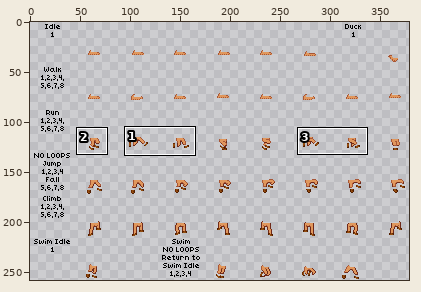
Two versions of one sprite sheet, src/items/armors/coatlica/coatlica-outfit1/pants.png. The picture above shows the old version from afar; the outline marks the close-up.
Close-up. Before:
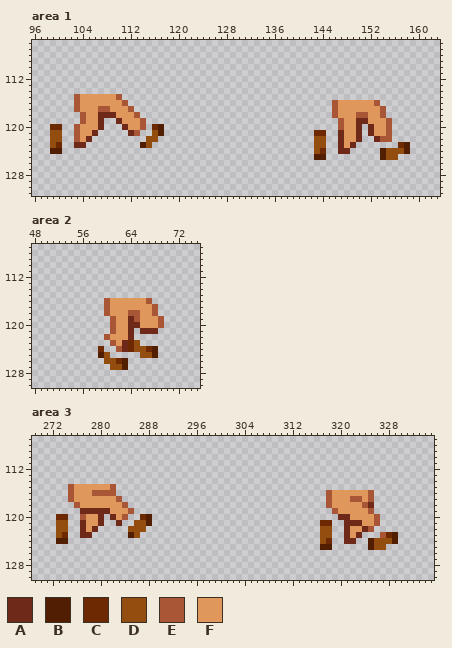
The file is 387x258 pixels. Shown: area 1: x 96..163, y 106..131; area 2: x 48..75, y 107..130; area 3: x 269..335, y 107..130. The wide view leaves out empty margins. The commit also changed other parts of the picture, which this record leaves out.
Palette (. is transparent): A #6f2919  B #511e01  C #6d2901  D #924d0f  E #a85636  F #e0975c
Pixels before, area 1, first column x 99:
115 ....EFFFFFFE................................................
116 ....EFFFFFFFE..................................EFFFFFFE.....
117 ....EFFFEEFFFE.................................EFFFFFFFE....
118 .....EFFAAAFFFE................................EFFFEEFFE....
119 .....EFFA..AFFFE................................EFFAAFFFE...
120 CC..EFFFA...AFFE.CB.............................EFFA.AFFE...
121 DD..EFFA.....AE..DB.........................CC..AFFA.AFFE...
122 DD..EFA.........DD..........................DD..AFFA..AEE...
123 DC..AA.........BD...........................DD..AFA.......CB
124 BB..........................................DC..AA.....BDDDB
125 ............................................BB.........BDD..
Pixels before, area 2, first column x 59:
116 .EFFFFFFE..
117 .EFFFFFFFE.
118 .EFFFEEFFE.
119 ..EFFAEFFFE
120 ..EFFAAFFFE
121 ..EFFA.AAA.
122 .EFFFA.....
123 ..EFACD....
124 C..EACDDCB.
125 BD.....DDB.
126 .DDCB......
127 ..DDB......
Pixels before, area 3, first column x 273:
115 ..EFFFFFFE...............................................
116 ..EFFFEEEE...................................EFFFFFFE....
117 ..EFFFFFFFE..................................EFFFEEFE....
118 ...EFFFFFFFE.................................EFFFFFEA....
119 ....AAAAAFFFE.................................EFFFFFE....
120 CC..EFFA.AFE..CB...............................AAFFFFE...
121 DD..AFFA..A..DDB............................CC..AAAFFE...
122 DD..AFA.....DDD.............................DD..AFFAE....
123 DC..AA......BD..............................DD..AFA...ECB
124 BB..........................................DC..AA..BDDDB
125 ............................................BB......BDD..
Now the later version:
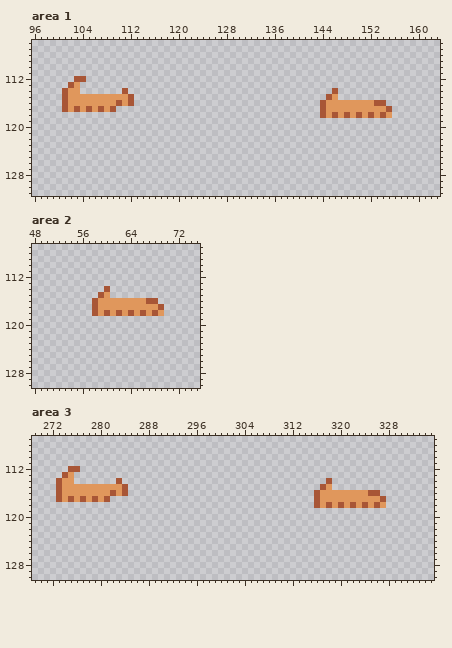
Edits made:
Changed rows in their new state; - is an unchanged pixel.
Area 1:
first column x 99:
112 ----EE------------------------------------------------------
113 ---EF-------------------------------------------------------
114 --EFF-------E----------------------------------E------------
115 --EFF------FFE--------------------------------EF------------
116 --EFF------EFE-------------------------------EFF-------E----
117 --EF--E--FE...-------------------------------EFF-------FE---
118 -----..........------------------------------EF--E--FE--F---
119 -----....--.....--------------------------------.........---
120 ..--.....---....-..-----------------------------....-....---
121 ..--....-----..--..-------------------------..--....-....---
122 ..--...---------..--------------------------..--....--...---
123 ..--..---------..---------------------------..--...-------..
124 ..------------------------------------------..--..-----.....
125 --------------------------------------------..---------...--
Area 2:
first column x 58:
114 --E---------
115 -EF---------
116 EFF-------E-
117 EFF-------FE
118 EF--E--FE--F
119 ---.........
120 ---.........
121 ---....-...-
122 --.....-----
123 ---.....----
124 -.--.......-
125 -..-----...-
126 --....------
127 ---...------
Area 3:
first column x 273:
112 --EE-----------------------------------------------------
113 -EF------------------------------------------------------
114 EFF-------E----------------------------------E-----------
115 EFF------FFE--------------------------------EF-----------
116 EFF---FFF-FE-------------------------------EFF-------E---
117 EF--E-E-E..--------------------------------EFF---FF-FFE--
118 ---.........-------------------------------EF--E-E--FEF--
119 ----.........---------------------------------.......----
120 ..--....-...--..-------------------------------.......---
121 ..--....--.--...----------------------------..--......---
122 ..--...-----...-----------------------------..--.....----
123 ..--..------..------------------------------..--...---...
124 ..------------------------------------------..--..--.....
125 --------------------------------------------..------...--
Changed places in both close-ups, as pixel boxes (x1, y1, x2, y2):
changed: (50, 76, 164, 154)
changed: (314, 88, 410, 160)
changed: (92, 286, 164, 370)
changed: (56, 466, 152, 544)
changed: (314, 478, 398, 550)
